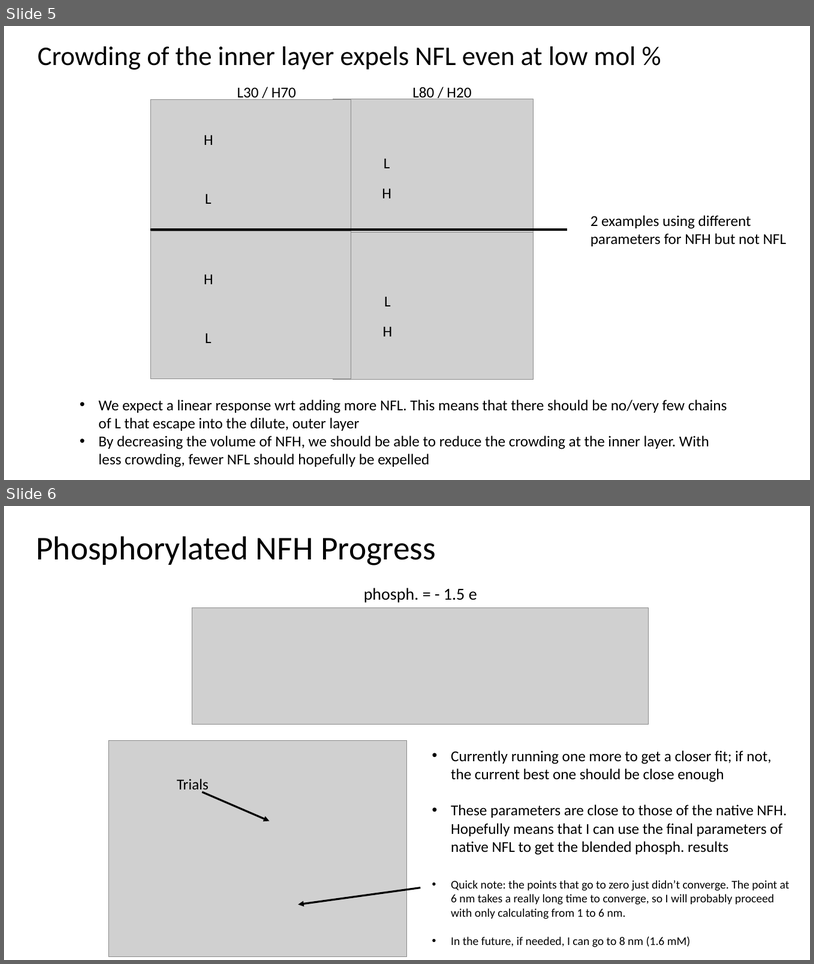
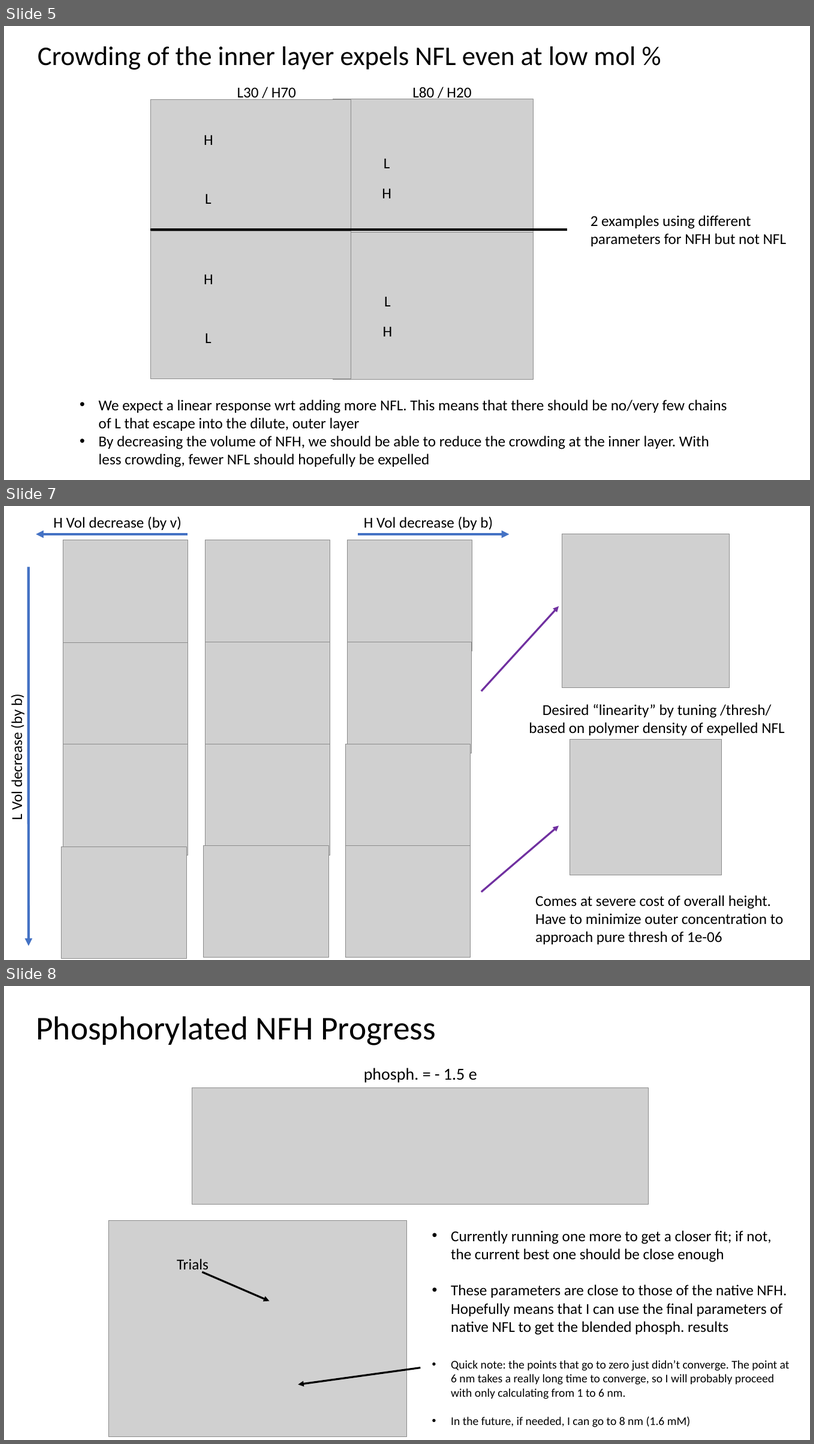
Before and after one commit to tyokokur/presentations, a slide deck: 20230420 EAD Update.pptx. Shown one above the other, each under a label of ours: slides 5 and 6 before the commit, slides 5, 7 and 8 after it; the slides between them are not shown. The pictures are 814x964 and 814x1444 pixels, drawn with LibreOffice and Linux fonts; fonts in the diff are those of the drawing; grey boxes stand for pictures. Boxes give left, top, right and bottom in pixels: in the first picture for what was removed or moved away, otherwise in the second. Text is boxed around its words. In the diff, an @@ line names an element or a change of style, - is before the commit and + after.

```diff
--- a/20230420 EAD Update.pptx
+++ b/20230420 EAD Update.pptx
@@ slide 7 added at bbox=[4, 506, 810, 960], background #FFFFFF @@
@@ text added at bbox=[53, 516, 182, 530], 18 pt, text #000000 @@
+H Vol decrease (by v)
@@ text added at bbox=[364, 516, 493, 530], 18 pt, text #000000 @@
+H Vol decrease (by b)
@@ arrow added from (188, 534) to (36, 534), #4472C4 3 pt @@
@@ picture added at bbox=[63, 540, 188, 651] @@
@@ picture added at bbox=[206, 540, 330, 651] @@
@@ picture added at bbox=[348, 540, 472, 651] @@
@@ arrow added from (358, 534) to (510, 534), #4472C4 3 pt @@
@@ picture added at bbox=[563, 534, 729, 687] @@
@@ arrow added from (28, 567) to (29, 946), #4472C4 3 pt @@
@@ arrow added from (482, 691) to (560, 606), #7030A0 2.25 pt @@
@@ picture added at bbox=[63, 642, 188, 753] @@
@@ picture added at bbox=[206, 642, 330, 753] @@
@@ picture added at bbox=[348, 642, 472, 753] @@
@@ text added at bbox=[8, 695, 26, 819], 18 pt, text #000000 @@
+L Vol decrease (by b)
@@ text added at bbox=[529, 704, 785, 735], 18 pt, text #000000 @@
+Desired “linearity” by tuning /thresh/ based on polymer density of expelled NFL
@@ picture added at bbox=[570, 739, 722, 874] @@
@@ picture added at bbox=[63, 744, 188, 855] @@
@@ picture added at bbox=[206, 744, 330, 855] @@
@@ picture added at bbox=[346, 744, 470, 855] @@
@@ arrow added from (482, 892) to (560, 825), #7030A0 2.25 pt @@
@@ picture added at bbox=[62, 847, 186, 958] @@
@@ picture added at bbox=[204, 846, 329, 957] @@
@@ picture added at bbox=[346, 846, 471, 957] @@
@@ text added at bbox=[536, 895, 783, 944], 18 pt, text #000000 @@
+Comes at severe cost of overall height. Have to minimize outer concentration to approach pure thresh of 1e-06
@@ what was slide 6 is now slide 8 @@
```
Also in this commit, not shown: 1 other slide added.
